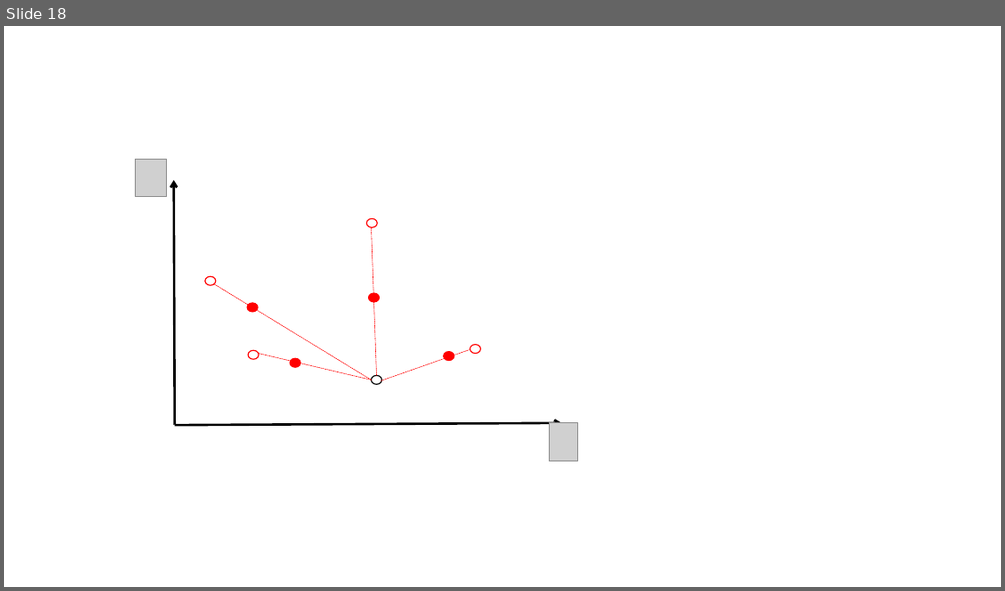
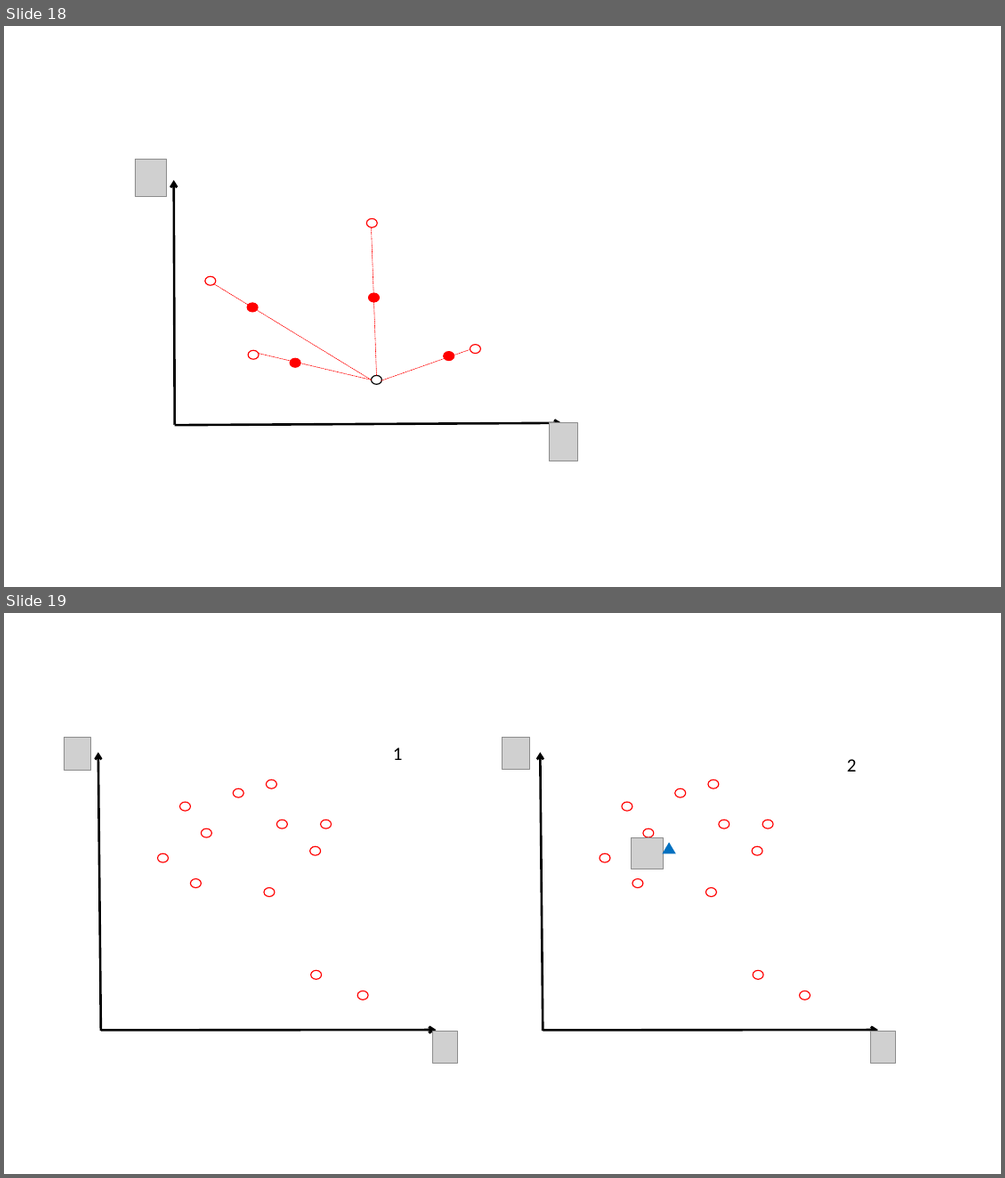
Before and after one commit to shinne/graduation, a slide deck: 毕设论文相关/我的相关/ppt/allPPT.pptx. Shown one above the other, each under a label of ours: slide 18 before the commit, slides 18 and 19 after it. The pictures are 1005x591 and 1005x1178 pixels, drawn with LibreOffice and Linux fonts; fonts in the diff are those of the drawing; grey boxes stand for pictures. Boxes give left, top, right and bottom in pixels: in the first picture for what was removed or moved away, otherwise in the second. Text is boxed around its words. In the diff, an @@ line names an element or a change of style, - is before the commit and + after.

```diff
--- a/毕设论文相关/我的相关/ppt/allPPT.pptx
+++ b/毕设论文相关/我的相关/ppt/allPPT.pptx
@@ slide 19 added at <box>4,613,1001,1174</box>, background #FFFFFF @@
@@ text added at <box>393,747,403,760</box>, 18 pt, text #000000 @@
+1
@@ text added at <box>847,759,857,771</box>, 18 pt, text #000000 @@
+2
@@ group added at <box>64,738,457,1062</box>: 12 ellipses, 2 arrows, 2 pictures @@
@@ group added at <box>502,737,896,1062</box>: 12 ellipses, 3 pictures, 2 arrows, 1 triangle @@
```
Also in this commit, not shown: 4 other slides added, 4 other files.
